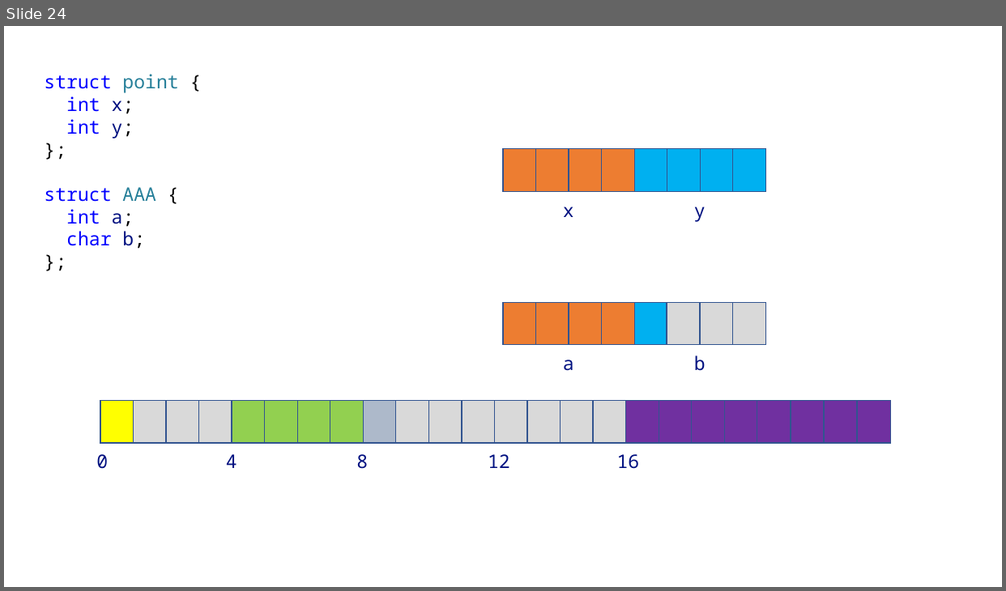
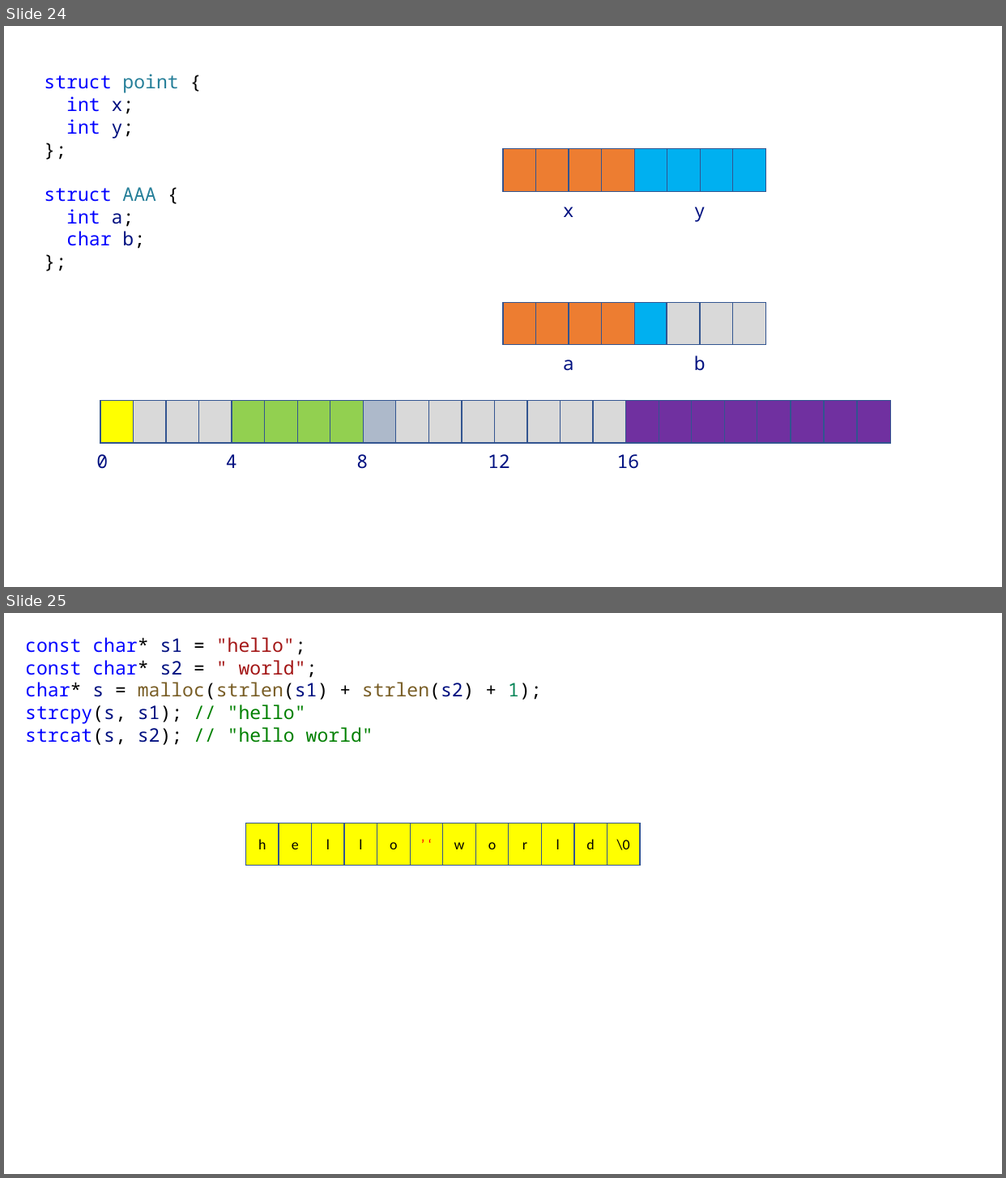
Before and after one commit to yoonichul/hyundai_20220510, a slide deck: 220513.pptx. Shown one above the other, each under a label of ours: slide 24 before the commit, slides 24 and 25 after it. The pictures are 1006x591 and 1006x1178 pixels, drawn with LibreOffice and Linux fonts; fonts in the diff are those of the drawing. Boxes give left, top, right and bottom in pixels: in the first picture for what was removed or moved away, otherwise in the second. Text is boxed around its words. In the diff, an @@ line names an element or a change of style, - is before the commit and + after.

```diff
--- a/220513.pptx
+++ b/220513.pptx
@@ slide 25 added at [4, 613, 1002, 1174], background #FFFFFF @@
@@ text added at [25, 637, 542, 745], 18 pt, text #0000FF @@
+const char* s1 = "hello";
+const char* s2 = " world";
+char* s = malloc(strlen(s1) + strlen(s2) + 1);
+strcpy(s, s1); // "hello"
+strcat(s, s2); // "hello world"
@@ rectangle added at [246, 824, 279, 866], fill #FFFF00, outline #325491 1 pt, 14 pt, text #000000 @@
+h
@@ rectangle added at [279, 824, 312, 866], fill #FFFF00, outline #325491 1 pt, 14 pt, text #000000 @@
+e
@@ rectangle added at [312, 824, 345, 866], fill #FFFF00, outline #325491 1 pt, 14 pt, text #000000 @@
+l
@@ rectangle added at [345, 824, 377, 866], fill #FFFF00, outline #325491 1 pt, 14 pt, text #000000 @@
+l
@@ rectangle added at [377, 824, 411, 866], fill #FFFF00, outline #325491 1 pt, 14 pt, text #000000 @@
+o
@@ rectangle added at [410, 824, 443, 866], fill #FFFF00, outline #325491 1 pt, 14 pt, text #FF0000 @@
+’ ‘
@@ rectangle added at [443, 824, 475, 866], fill #FFFF00, outline #325491 1 pt, 14 pt, text #000000 @@
+w
@@ rectangle added at [475, 824, 509, 866], fill #FFFF00, outline #325491 1 pt, 14 pt, text #000000 @@
+o
@@ rectangle added at [509, 824, 542, 866], fill #FFFF00, outline #325491 1 pt, 14 pt, text #000000 @@
+r
@@ rectangle added at [542, 824, 574, 866], fill #FFFF00, outline #325491 1 pt, 14 pt, text #000000 @@
+l
@@ rectangle added at [574, 824, 607, 866], fill #FFFF00, outline #325491 1 pt, 14 pt, text #000000 @@
+d
@@ rectangle added at [607, 824, 641, 866], fill #FFFF00, outline #325491 1 pt, 14 pt, text #000000 @@
+\0
```
Also in this commit, not shown: 2 other slides added.
